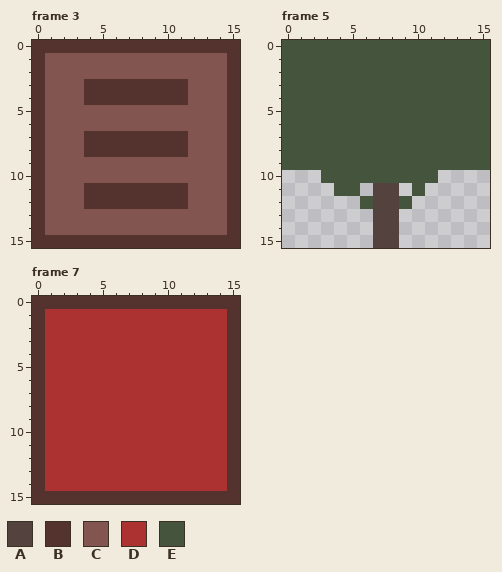
Pixel-art file: public/sheet.aseprite. Above is the file before it was changed.
16x16 pixels, 7 frames. Shown: frame 3, frame 5, frame 7. The commit also changed other frames, which this record leaves out.
Palette (. is transparent): A #53423d  B #54332f  C #835550  D #ac3232  E #45543c
Once edited:
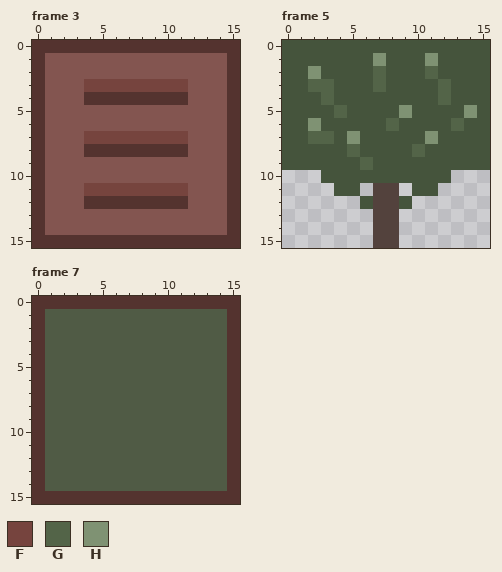
Colours new in this view: F #76443e  G #536448  H #7f9273
Edits made:
colour D: #ac3232 -> #505b45
Frame 3:
y 3: x 4..11 BBBBBBBB -> FFFFFFFF
y 7: x 4..11 BBBBBBBB -> FFFFFFFF
y 11: x 4..11 BBBBBBBB -> FFFFFFFF
Frame 5:
y 1: x 7 E -> H; x 11 E -> H
y 2: x 2 E -> H; x 7 E -> G; x 11 E -> G
y 3: x 2..3 EE -> GG; x 7 E -> G; x 12 E -> G
y 4: x 3 E -> G; x 12 E -> G
y 5: x 4 E -> G; x 9 E -> H; x 14 E -> H
y 6: x 2 E -> H; x 8 E -> G; x 13 E -> G
y 7: x 2..3 EE -> GG; x 5 E -> H; x 11 E -> H
y 8: x 5 E -> G; x 10 E -> G
y 9: x 6 E -> G
y 10: x 12 . -> E
y 11: x 11 . -> E
Pixel boxes of the changes (left, top, right, bottom) in both pictures:
changed: (84, 79, 188, 196)
changed: (308, 53, 477, 196)
changed: (45, 309, 227, 491)
